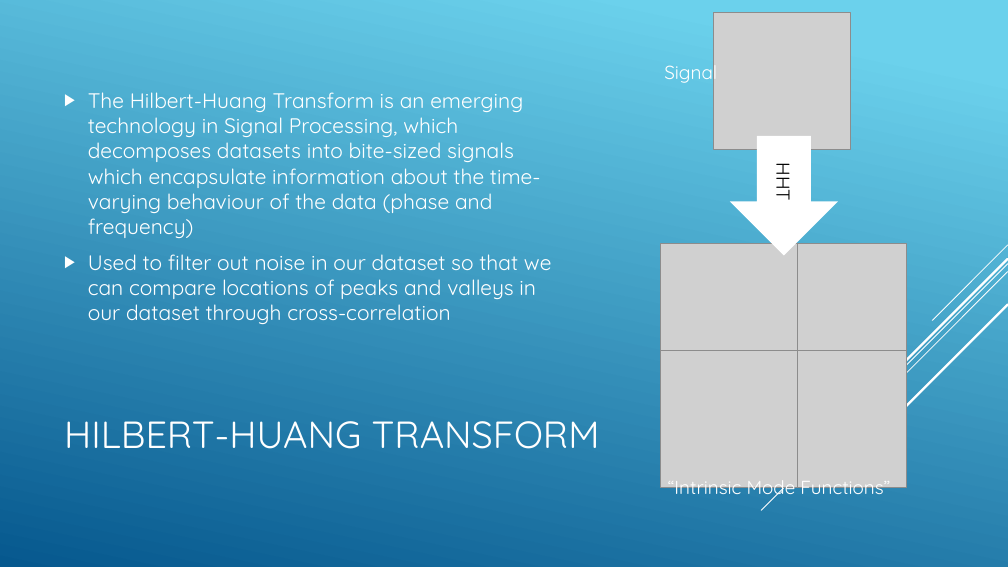
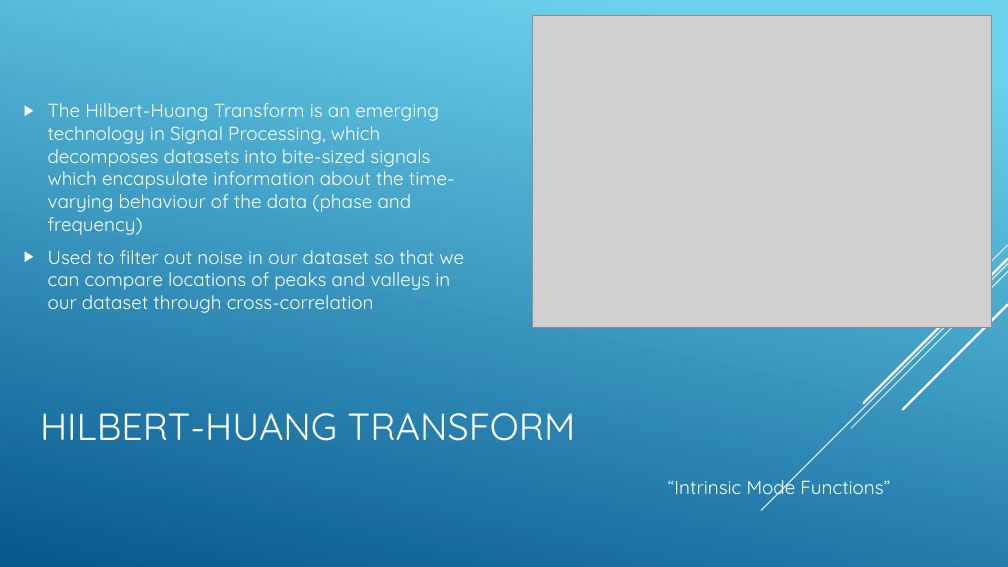
Before and after one commit to mastwood/spaceapps-2019, a slide deck: slide 6 of Geomagnetic_Presentation_Beans2.pptx. Drawn at 1008x567 pixels with LibreOffice and Linux fonts; fonts in the diff are those of the drawing; grey boxes stand for pictures. Boxes give left, top, right and bottom in pixels: in the first picture for what was removed or moved away, otherwise in the second. Text is boxed around its words. In the diff, an @@ line names an element or a change of style, - is before the commit and + after.

```diff
--- a/Geomagnetic_Presentation_Beans2.pptx
+++ b/Geomagnetic_Presentation_Beans2.pptx
@@ text "The Hilbert-Huang Transform is an ...": place and size @@
-text "The Hilbert-Huang Transform is an ..." at <box>88,92,551,324</box>
+text "The Hilbert-Huang Transform is an ..." at <box>48,103,464,313</box>
@@ text "The Hilbert-Huang Transform is an ..." at <box>48,103,464,313</box>: size 20 to 18 pt @@
@@ picture added at <box>533,15,992,327</box> @@
@@ picture removed at <box>714,12,851,149</box> @@
@@ text removed at <box>664,59,717,85</box> @@
-Signal
@@ right arrow removed at <box>730,136,838,255</box> @@
-HHT
@@ picture removed at <box>661,243,798,380</box> @@
@@ picture removed at <box>770,243,907,380</box> @@
@@ picture removed at <box>661,351,798,488</box> @@
@@ picture removed at <box>770,351,907,488</box> @@
@@ title "HILBERT-HUANG TRANSFORM": place and size @@
-title "HILBERT-HUANG TRANSFORM" at <box>64,421,600,449</box>
+title "HILBERT-HUANG TRANSFORM" at <box>40,413,575,441</box>
```
Also in this commit, not shown: 1 other slide changed.
